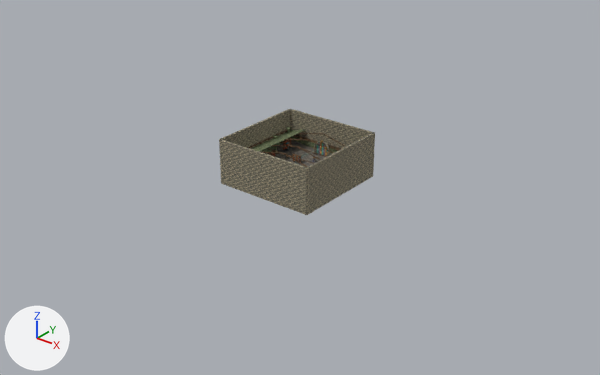
The FBX model Assets/Resources/Bellwake/Rooms/FloodLedger.fbx as it was, and as the next commit left it.
Both versions are drawn from a camera (50 mm lens) standing at (180.0, -224.0, 134.0) and looking at (3.0, -3.0, -3.0). Every picture has the same lights, and +X, +Y and +Z are marked at lower left. The first picture is the older version.

The scene before the commit, as lines of its bpy script (objects in view):
```python
me_closed_foundation_004 = bpy.data.meshes.new('Closed foundation.004')
me_closed_foundation_004.from_pydata(...)  # 80 vertices, 60 faces; spans x -20.8..20.8, y -20.8..20.8, z -2.0..16.0
me_closed_foundation_004.materials.append(mat_masonry)  # picture img_masonry_png
me_cyclopean_west_and_east_walls_010 = bpy.data.meshes.new('Cyclopean west and east walls.010')
me_cyclopean_west_and_east_walls_010.from_pydata(...)  # 824 vertices, 640 faces; spans x -20.6..20.6, y -20.6..20.6, z -2.0..11.9
# faces by material slot: [114, 526]
me_cyclopean_west_and_east_walls_010.materials.append(mat_mossrock)  # picture img_mossrock_png
me_cyclopean_west_and_east_walls_010.materials.append(mat_wood)  # picture img_wood_png
me_ramp_laid_flagstones_001 = bpy.data.meshes.new('Ramp-laid flagstones.001')
me_ramp_laid_flagstones_001.from_pydata(...)  # 1681 vertices, 1600 faces; spans x -20.0..20.0, y -20.0..20.0, z 0.0..3.2
me_ramp_laid_flagstones_001.materials.append(mat_floodledgerground)  # picture img_floodledgerground_png
ob_c_solids = bpy.data.objects.new('C_Solids', me_closed_foundation_004)
ob_c_solids.location = (0.0, 0.0, 0.0)
ob_rim = bpy.data.objects.new('Rim', me_cyclopean_west_and_east_walls_010)
ob_rim.location = (0.0, 0.0, 0.0)
ob_terrain = bpy.data.objects.new('Terrain', me_ramp_laid_flagstones_001)
ob_terrain.location = (0.0, 0.0, 0.0)
```
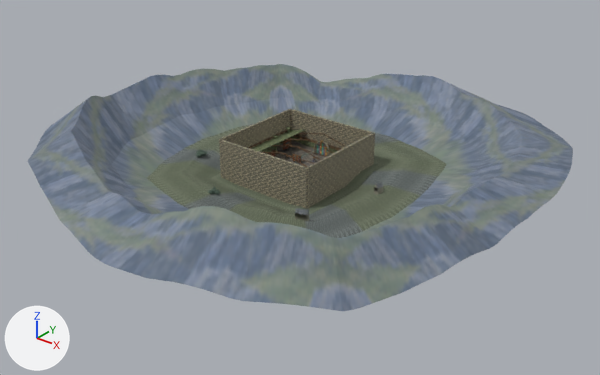
Location of each change, [x1, y1, x2, y2] in pixels of the pictures (600 x 375 px):
'Surroundings', added: after [28, 64, 573, 311]

The change, as a list of edits to the scene's bpy script:
```text
Add img_countrybeyond_png:
    img_countrybeyond_png = load_image('CountryBeyond.png', '../Textures/CountryBeyond.png', 512, 256, 'sRGB')
Add mat_countrybeyond:
    mat_countrybeyond = principled_material('CountryBeyond')
    mat_countrybeyond.texture = img_countrybeyond_png
    mat_countrybeyond.roughness = 0.95
Add me_valley_floor__shoulders_and_far_crest_002:
    me_valley_floor__shoulders_and_far_crest_002.from_pydata(...)  # 1252 vertices, 1096 faces; spans x -102.0..89.0, y -97.0..97.0, z -1.0..27.0
    me_valley_floor__shoulders_and_far_crest_002.materials.append(mat_countrybeyond)  # picture img_countrybeyond_png
Add ob_surroundings:
    ob_surroundings = bpy.data.objects.new('Surroundings', me_valley_floor__shoulders_and_far_crest_002)
    ob_surroundings.location = (0.0, 0.0, 0.0)
```
